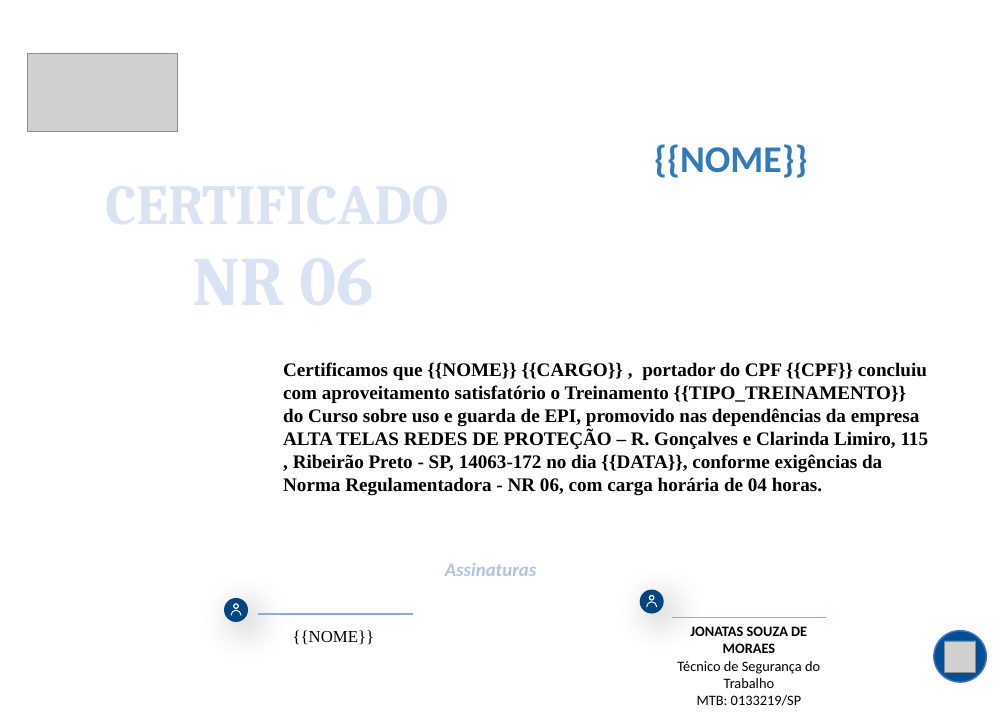
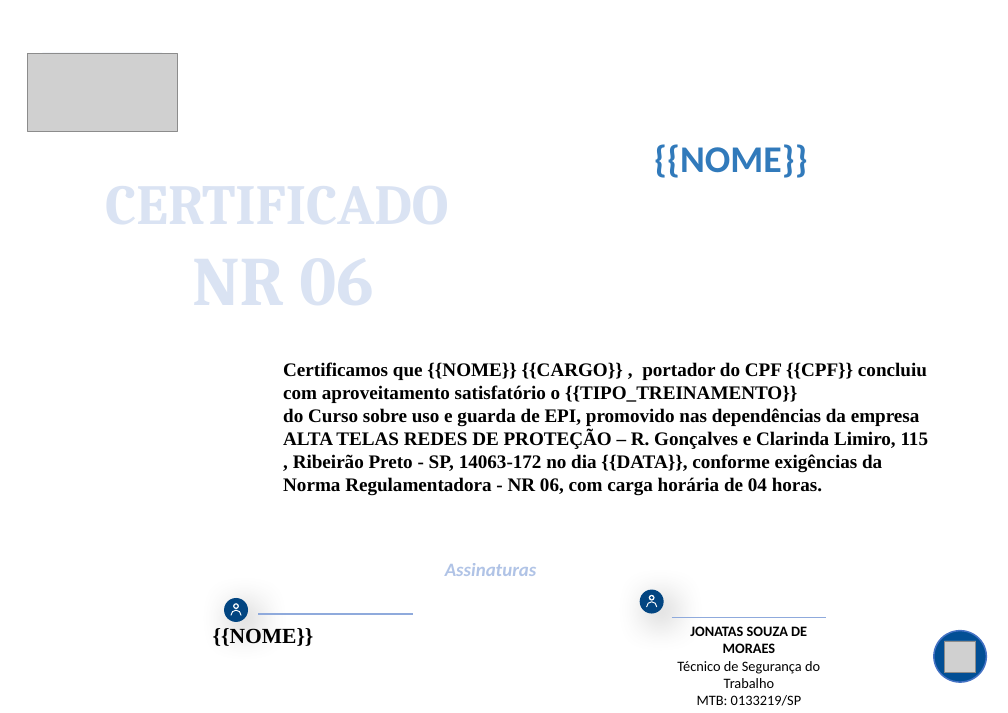
Before and after one commit to LevitaSofia/appcertificadosnrs, a slide deck: slide 1 of modelos_nr/NR06_modelo.pptx. Drawn at 1008x713 pixels with LibreOffice and Linux fonts; fonts in the diff are those of the drawing; grey boxes stand for pictures; background and template pictures are left out. Boxes give left, top, right and bottom in pixels: in the first picture for what was removed or moved away, otherwise in the second. Text is boxed around its words. In the diff, an @@ line names an element or a change of style, - is before the commit and + after.

```diff
--- a/modelos_nr/NR06_modelo.pptx
+++ b/modelos_nr/NR06_modelo.pptx
@@ text at [283,362,927,403]: text changed @@
-Certificamos que {{NOME}} {{CARGO}} , portador do CPF {{CPF}} concluiu com aproveitamento satisfatório o Treinamento {{TIPO_TREINAMENTO}}
+Certificamos que {{NOME}} {{CARGO}} , portador do CPF {{CPF}} concluiu com aproveitamento satisfatório o {{TIPO_TREINAMENTO}}
@@ text "{{NOME}}": place and size @@
-text "{{NOME}}" at [293,630,375,645]
+text "{{NOME}}" at [213,628,314,646]
@@ text "{{NOME}}" at [213,628,314,646]: size 14 to 18 pt, bold on; alignment centre to left @@
```
Also in this commit, not shown: 24 other files.
